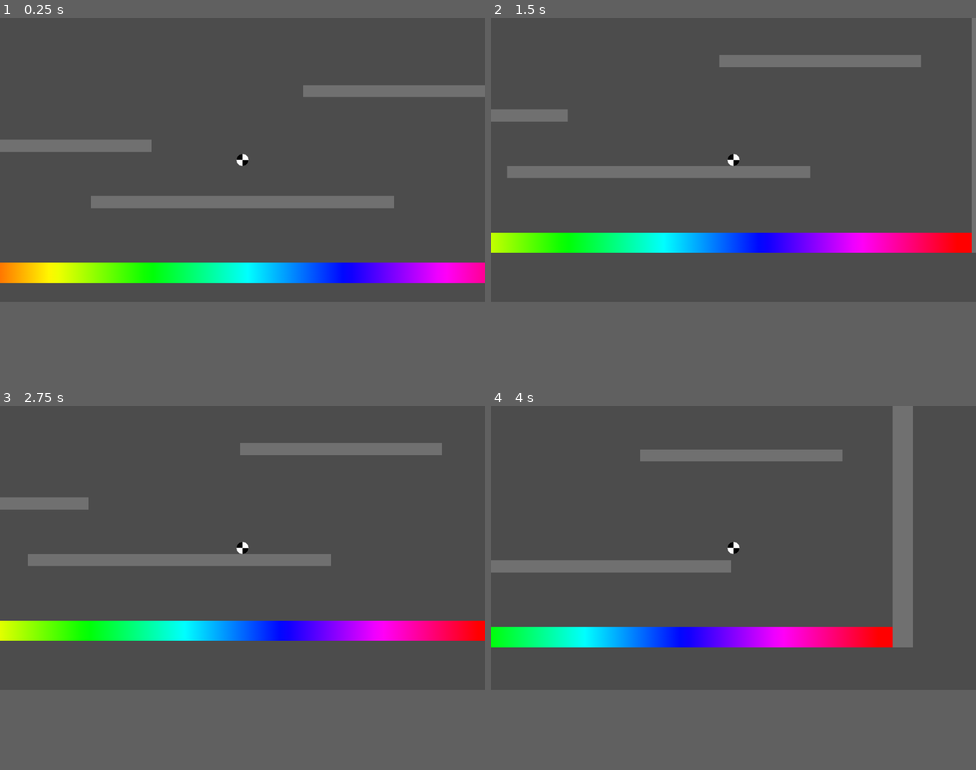
Above: before the commit, frames 1-4 (two rows, left to right).
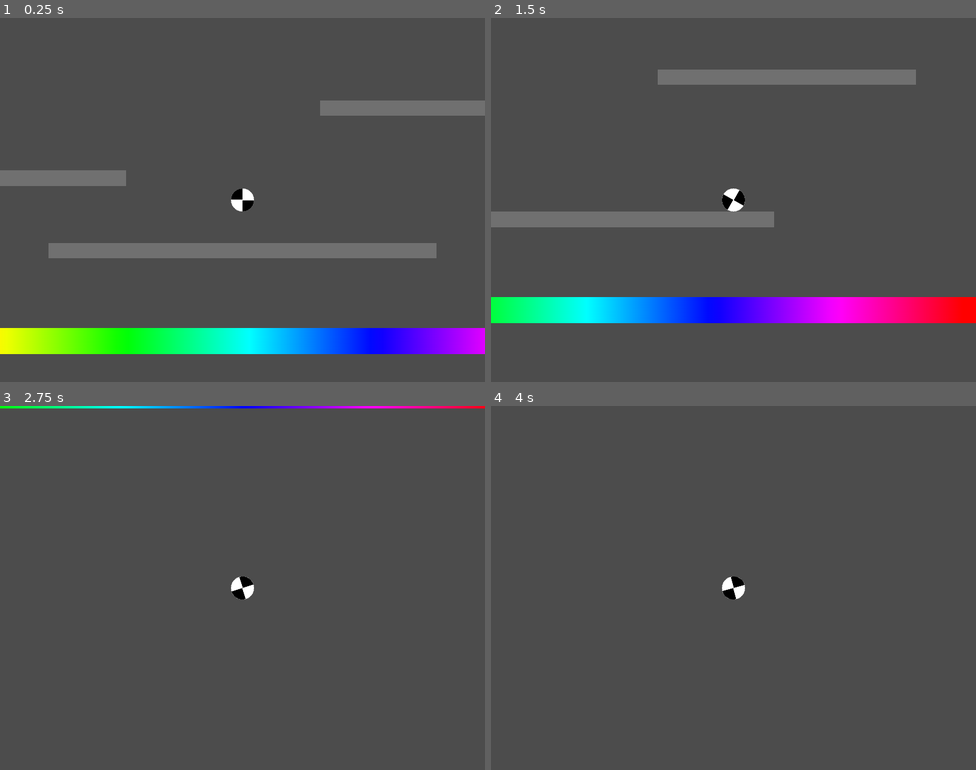
Above: after the commit, the same moments.

Repository: OpenSphereDevel/OpenSphere-Godot
Game: Godot game, scene res://WorldTemplate.tscn
Two runs of this game, one before a commit and one after it. Both use one fixed random seed, a clock stepped at 60 frames per second and the inputs below.
Inputs:
- Up to frame 1 (0.25 s): no input
- Up to frame 2 (1.5 s): hold Right (ball_move_right) from 0.53 s (still down); tap Up (ball_jump) at 0.77 s
- Up to frame 3 (2.75 s): tap Up (ball_jump) at 1.52 s; release Right (ball_move_right) at 2.03 s; hold Left (ball_move_left) from 2.03 s (still down)
- Up to frame 4 (4 s): release Left (ball_move_left) at 2.78 s; hold Right (ball_move_right) from 2.78 s (still down); tap Up (ball_jump) at 3.02, 3.77 s
In our replay, the window is 800x468 before the commit and 800x600 after it. These sizes can differ from the game's own. Grey fills any space a smaller window leaves; there, only what the larger window draws over its background counts as a difference.

The runs differ from the first frame. In frame 1, 23% of the frame differs, in the area x 0-100%, y 18-93%; in frame 2, 22%; in frame 3, 10%; in frame 4, 11%.

Commit message:
Ball can now rotate
Jesus christ after months I finally figure out how to get the ball sprite to rotate when you move

Other changes:
--Adjusted ball size a bit
--Changed resolution to 800*600
--Changed game icon to OpenSphere blue ball icon

Diff:
--- a/KinematicBody2D.gd
+++ b/KinematicBody2D.gd
@@ -7,9 +7,9 @@
 const UP = Vector2(0, -1)
 
 #constants for things like movement speed, gravity, jump height, etc.
-const SPEED = 250
-const GRAVITY = 15
-const JUMP_HEIGHT = -600
+const SPEED = 400
+const GRAVITY = 20
+const JUMP_HEIGHT = -700
 
 #variable to determine if player released jump button already to stop jumping
 #turns to true so you can't do it more than once mid-air and cheat the game
--- /dev/null
+++ b/RotatingSprite.gd
@@ -0,0 +1,22 @@
+#comes from godot tutorial on movement and rotation, but without the movement part
+extends Sprite
+
+#rotation speed constant
+export (float) var ROTATION_SPEED = 5.5
+
+var velocity = Vector2()
+var rotation_dir = 0
+
+#gets input from user controls, rotates based on left/right direction pressed
+func get_input():
+    rotation_dir = 0
+    velocity = Vector2()
+    if Input.is_action_pressed('ball_move_right'):
+        rotation_dir += 1
+    if Input.is_action_pressed('ball_move_left'):
+        rotation_dir -= 1
+
+#gonna be honest, no fucking idea how this works, i just know it does so im happy
+func _physics_process(delta):
+    get_input()
+    rotation += rotation_dir * ROTATION_SPEED * delta
--- a/WorldTemplate.tscn
+++ b/WorldTemplate.tscn
@@ -1,10 +1,11 @@
-[gd_scene load_steps=9 format=2]
+[gd_scene load_steps=10 format=2]
 
 [ext_resource path="res://KinematicBody2D.gd" type="Script" id=1]
 [ext_resource path="res://ballsprite.png" type="Texture" id=2]
 [ext_resource path="res://ballrollsprite.png" type="Texture" id=3]
-[ext_resource path="res://wallsprite.png" type="Texture" id=4]
-[ext_resource path="res://rainbowfloorsprite.png" type="Texture" id=5]
+[ext_resource path="res://RotatingSprite.gd" type="Script" id=4]
+[ext_resource path="res://wallsprite.png" type="Texture" id=5]
+[ext_resource path="res://rainbowfloorsprite.png" type="Texture" id=6]
 
 [sub_resource type="CircleShape2D" id=1]
 radius = 32.0
@@ -32,6 +33,7 @@
 smoothing_speed = 30.0
 
 [node name="BallSprite" type="Sprite" parent="Player"]
+scale = Vector2( 1.5, 1.5 )
 texture = ExtResource( 2 )
 __meta__ = {
 "_edit_group_": true
@@ -39,8 +41,10 @@
 
 [node name="RotatingSprite" type="Sprite" parent="Player/BallSprite"]
 texture = ExtResource( 3 )
+script = ExtResource( 4 )
 
 [node name="CollisionShape2D" type="CollisionShape2D" parent="Player"]
+scale = Vector2( 1.5, 1.5 )
 shape = SubResource( 1 )
 __meta__ = {
 "_edit_group_": true
--- a/project.godot
+++ b/project.godot
@@ -18,6 +18,10 @@
 config/name="OpenSphere"
 run/main_scene="res://WorldTemplate.tscn"
 config/icon="res://icon.png"
+
+[display]
+
+window/size/width=800
 
 [input]
 
Not shown: 7 places in WorldTemplate.tscn that only renumber resources
Binary file added: finishsprite.png
Not shown, added: finishsprite.png.import
Binary file changed: icon.png
